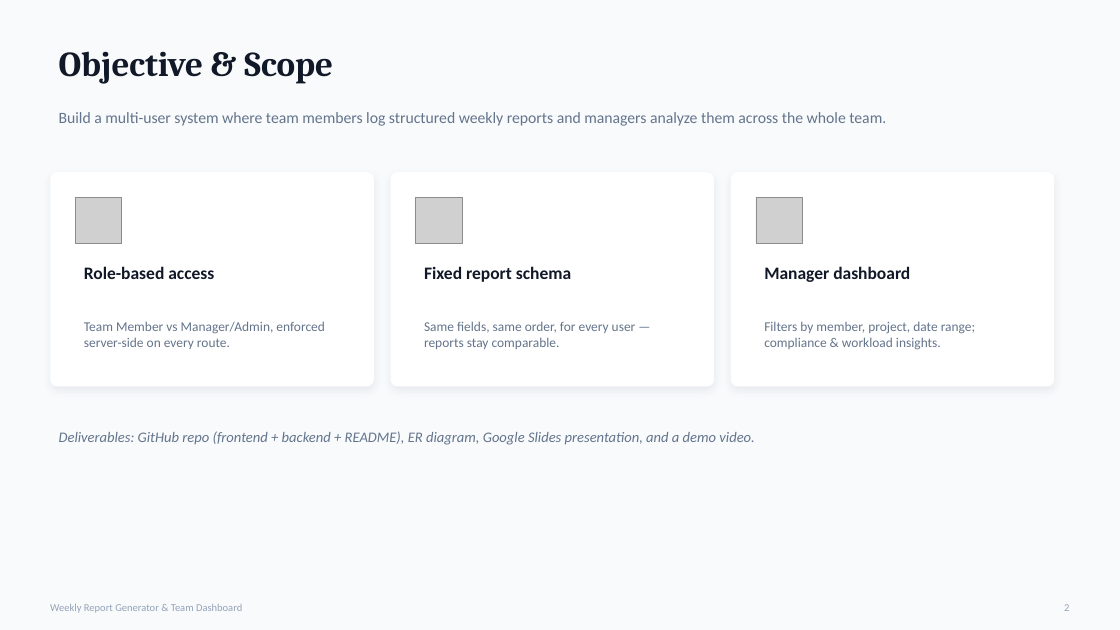
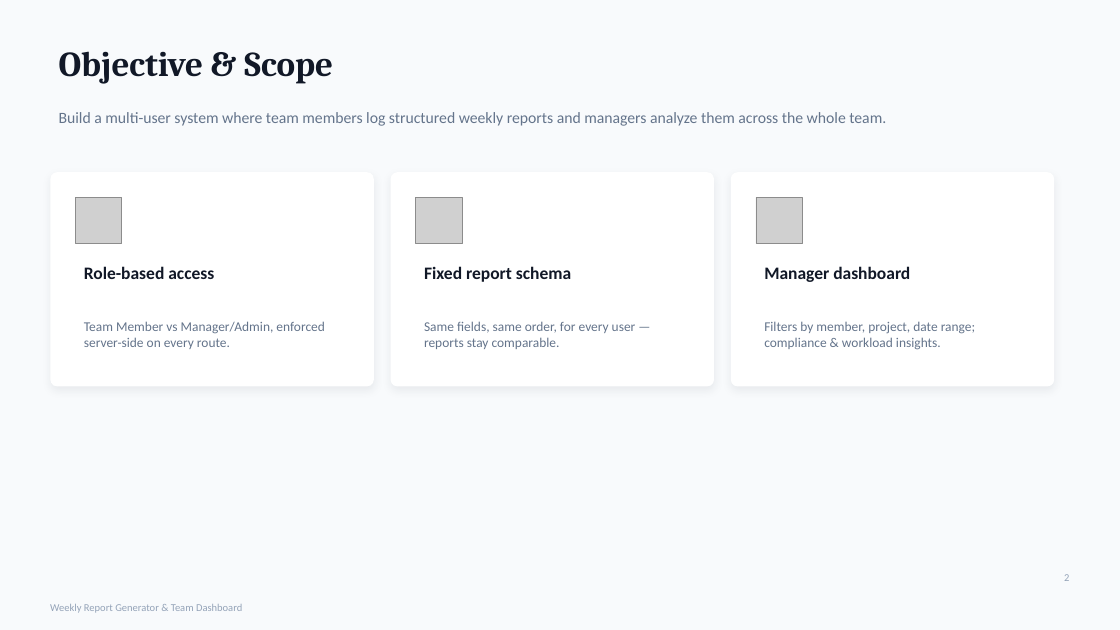
Before and after one commit to YasinthaWanasundara/weekly-report-system, a slide deck: slide 2 of Weekly_Report_Dashboard_Presentation.pptx. Drawn at 1120x630 pixels with LibreOffice and Linux fonts; fonts in the diff are those of the drawing; grey boxes stand for pictures. Boxes give left, top, right and bottom in pixels: in the first picture for what was removed or moved away, otherwise in the second. Text is boxed around its words. In the diff, an @@ line names an element or a change of style, - is before the commit and + after.

Commit message:
Add ER diagram for weekly report generator and team dashboard

```diff
--- a/Weekly_Report_Dashboard_Presentation.pptx
+++ b/Weekly_Report_Dashboard_Presentation.pptx
@@ text removed at <box>59,431,754,445</box> @@
-Deliverables: GitHub repo (frontend + backend + README), ER diagram, Google Slides presentation, and a demo video.
@@ text "2": place and size @@
-text "2" at <box>1064,604,1069,611</box>
+text "2" at <box>1064,574,1069,581</box>
```
Also in this commit, not shown: 8 other slides changed, 1 slide removed, 2 other files.
